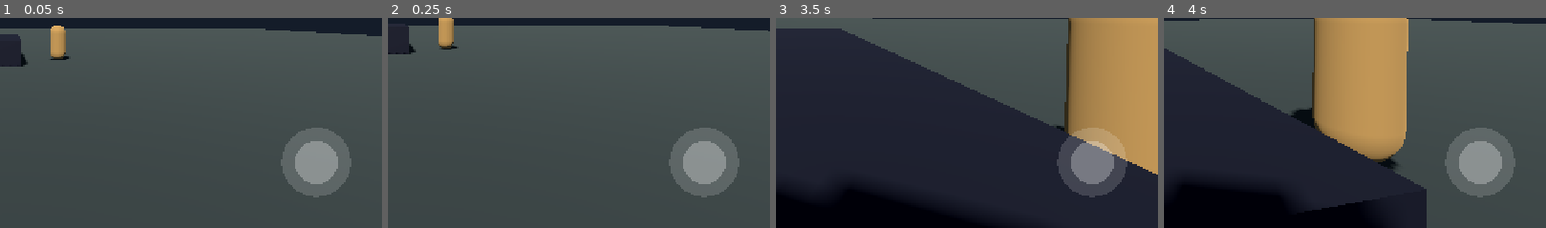
Above: before the commit, frames 1-4 (left to right).
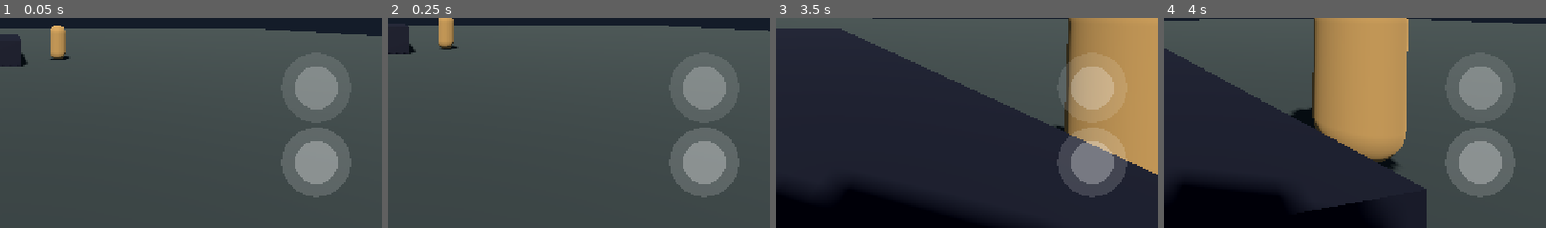
Above: after the commit, the same moments.

Repository: thedeverfankhajo-bot/PoliceSimulator3D
Game: Godot game, scene res://scenes/main/main.tscn
The game is run twice, just before and just after one commit, with the same random seed, the same clock (stepped at 60 frames per second) and the same inputs.
Inputs (mouse positions are % of the whole screen's width and height, from its top left):
- Up to frame 1 (0.05 s): no input
- Up to frame 2 (0.25 s): no input
- Up to frame 3 (3.5 s): tap Enter at 0.5 s; move the mouse to (55, 48) at 0.52 s; hold W (move_forward) from 0.53 s (still down); tap E (interact) every 0.75 s from 0.6 to 2.85 s; move the mouse to (45, 49) at 1.27 s; move the mouse to (52, 47) at 2.02 s; move the mouse to (49, 50) at 2.77 s
- Up to frame 4 (4 s): keep holding W (move_forward); move the mouse to (57, 50) at 3.52 s; tap E (interact) at 3.6 s
The pictures show only the part of the screen within x 50-100%, y 50-100%; the shares and areas given below are measured in that part.

The runs differ from the first frame. In frame 1, 1.8% of the frame differs, in the area x 77-89%, y 23-44%; in frame 2, 1.8%; in frame 3, 2.1%, in the area x 75-89%, y 20-45%; in frame 4, 1.8%.

Commit message:
feat(mobile): add dedicated vehicle brake control

Diff:
--- a/scripts/ui/mobile_controls.gd
+++ b/scripts/ui/mobile_controls.gd
@@ -14,7 +14,9 @@
 var _joystick_origin := Vector2.ZERO
 var _joystick_vector := Vector2.ZERO
 var _action_id := -1
+var _brake_id := -1
 var _action_center := Vector2.ZERO
+var _brake_center := Vector2.ZERO
 var _visible_on_device := false
 
 func _ready() -> void:
@@ -32,6 +34,7 @@
 
 func _layout_controls() -> void:
 	_action_center = Vector2(size.x - 110.0, size.y - 110.0)
+	_brake_center = Vector2(size.x - 110.0, size.y - 235.0)
 
 func _input(event: InputEvent) -> void:
 	if not visible:
@@ -61,6 +64,10 @@
 		elif _action_id == -1 and event.position.distance_to(_action_center) <= action_radius * 1.25:
 			_action_id = event.index
 			Input.action_press("interact")
+			get_viewport().set_input_as_handled()
+		elif _brake_id == -1 and event.position.distance_to(_brake_center) <= action_radius * 1.25:
+			_brake_id = event.index
+			Input.action_press("vehicle_brake")
 			get_viewport().set_input_as_handled()
 	else:
 		if event.index == _joystick_id:
@@ -104,9 +111,14 @@
 	_action_id = -1
 	Input.action_release("interact")
 
+func _release_brake() -> void:
+	_brake_id = -1
+	Input.action_release("vehicle_brake")
+
 func _release_all_inputs() -> void:
 	_release_movement()
 	_release_action()
+	_release_brake()
 
 func _draw() -> void:
 	_layout_controls()
@@ -115,3 +127,5 @@
 	draw_circle(base + _joystick_vector * joystick_radius, joystick_radius * 0.42, Color(1, 1, 1, 0.28))
 	draw_circle(_action_center, action_radius, Color(1, 1, 1, 0.16))
 	draw_circle(_action_center, action_radius * 0.62, Color(1, 1, 1, 0.28))
+	draw_circle(_brake_center, action_radius, Color(1, 1, 1, 0.12))
+	draw_circle(_brake_center, action_radius * 0.62, Color(1, 1, 1, 0.24))
